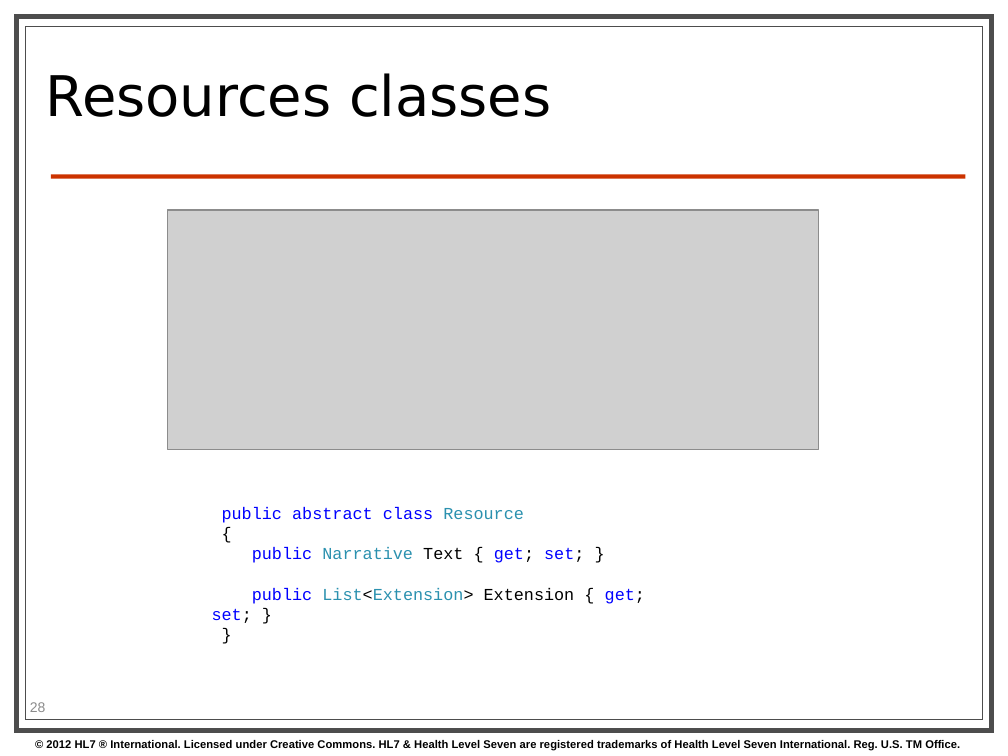
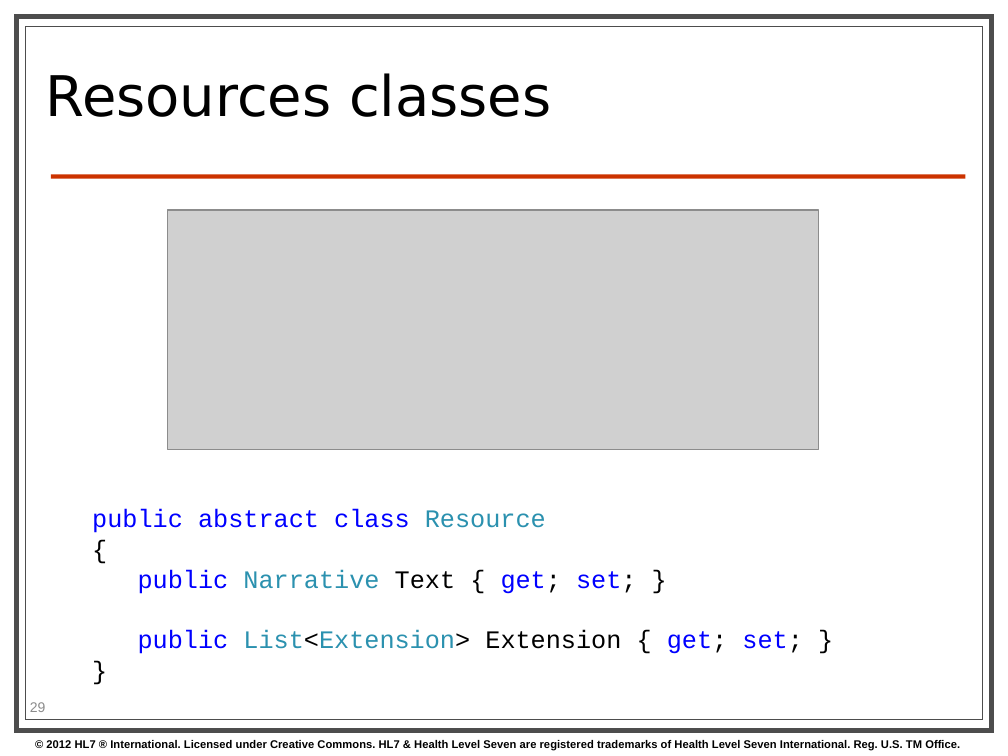
Before and after one commit to vista-novo/fhir, a slide deck: slide 29 of presentations/2013-01 Tutorials/201301 - Phoenix - FhirForDevelopersWGMTutorial.pptx (slide 28 before the commit). Drawn at 1008x756 pixels with LibreOffice and Linux fonts; fonts in the diff are those of the drawing; grey boxes stand for pictures; background and template pictures are left out. Boxes give left, top, right and bottom in pixels: in the first picture for what was removed or moved away, otherwise in the second. Text is boxed around its words. In the diff, an @@ line names an element or a change of style, - is before the commit and + after.

```diff
--- a/presentations/2013-01 Tutorials/201301 - Phoenix - FhirForDevelopersWGMTutorial.pptx
+++ b/presentations/2013-01 Tutorials/201301 - Phoenix - FhirForDevelopersWGMTutorial.pptx
@@ text "public abstract class Resource": place and size @@
-text "public abstract class Resource" at [212, 507, 645, 623]
+text "public abstract class Resource" at [92, 509, 802, 654]
@@ text "public abstract class Resource" at [92, 509, 802, 654]: size 12 to 18 pt @@
```
Also in this commit, not shown: 9 other slides changed, 3 slides added, 2 slides removed.
